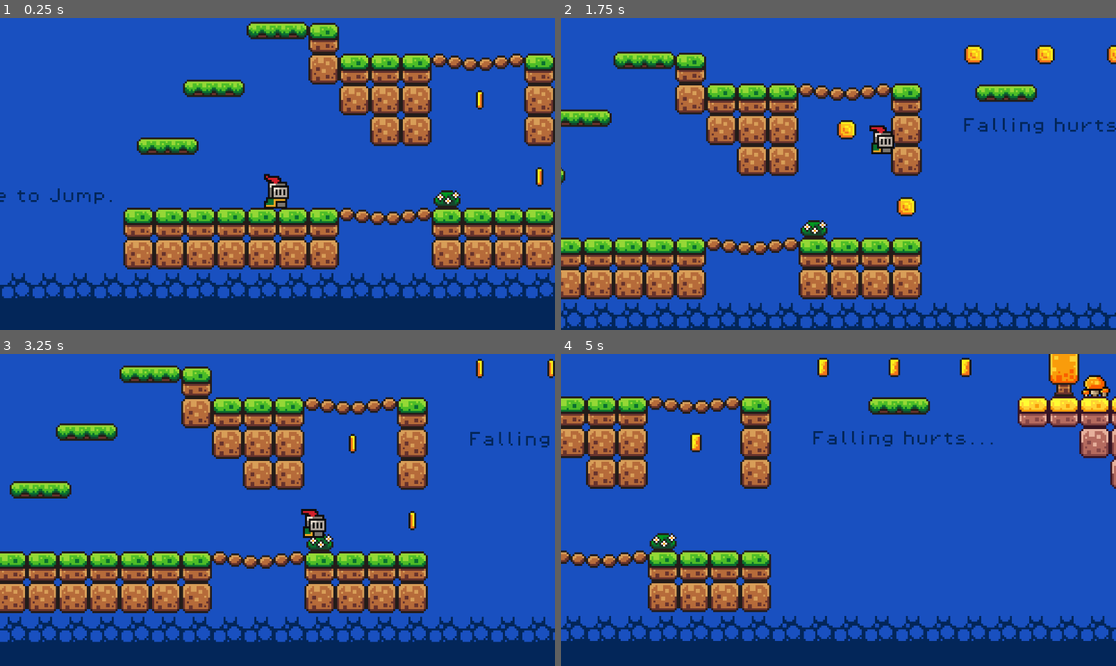
Above: before the commit, frames 1-4 (two rows, left to right).
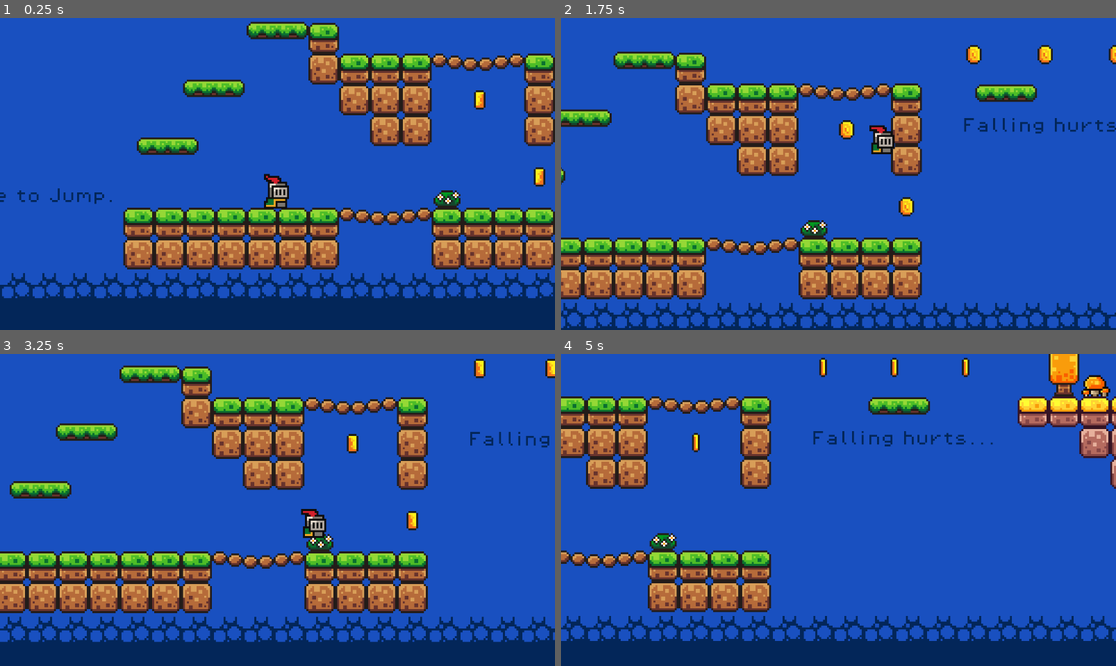
Above: after the commit, the same moments.

Repository: igorbpsimoes/GamePortfolio
Game: Godot game, scene res://scenes/game.tscn
Same seed, same stepped clock (60 frames per second), same inputs: the game is played once before the commit and once after it.
Inputs:
- Up to frame 1 (0.25 s): no input
- Up to frame 2 (1.75 s): hold Right (move_right) from 0.53 s (still down); tap Space (jump) at 0.77, 1.52 s
- Up to frame 3 (3.25 s): release Right (move_right) at 2.03 s; hold Left (move_left) 2.03-2.78 s; hold Right (move_right) from 2.78 s (still down); tap Space (jump) at 3.02 s
- Up to frame 4 (5 s): tap Space (jump) at 3.77, 4.52 s; release Right (move_right) at 4.28 s; hold Left (move_left) from 4.28 s (still down)

The runs differ from the first frame. In frame 1, 0.2% of the frame differs, in the area x 85-99%, y 23-55%; in frame 2, 0.6%, in the area x 49-100%, y 8-64%; in frame 3, 0.4%; in frame 4, 0.4%.

Commit message:
Add Music and SFX

Diff:
--- /dev/null
+++ b/StudyGodot/TutorialPlatformerProject/default_bus_layout.tres
@@ -0,0 +1,15 @@
+[gd_resource type="AudioBusLayout" format=3 uid="uid://bbr2qhmft0r2e"]
+
+[resource]
+bus/1/name = &"Music"
+bus/1/solo = false
+bus/1/mute = false
+bus/1/bypass_fx = false
+bus/1/volume_db = -29.2359
+bus/1/send = &"Master"
+bus/2/name = &"SFX"
+bus/2/solo = false
+bus/2/mute = false
+bus/2/bypass_fx = false
+bus/2/volume_db = -13.5101
+bus/2/send = &"Master"
--- a/StudyGodot/TutorialPlatformerProject/project.godot
+++ b/StudyGodot/TutorialPlatformerProject/project.godot
@@ -14,6 +14,10 @@
 run/main_scene="res://scenes/game.tscn"
 config/features=PackedStringArray("4.3", "Forward Plus")
 config/icon="res://icon.svg"
+
+[autoload]
+
+Music="*res://scenes/music.tscn"
 
 [input]
 
--- a/StudyGodot/TutorialPlatformerProject/scenes/coin.tscn
+++ b/StudyGodot/TutorialPlatformerProject/scenes/coin.tscn
@@ -1,7 +1,8 @@
-[gd_scene load_steps=17 format=3 uid="uid://bxu66ecrqj4vs"]
+[gd_scene load_steps=21 format=3 uid="uid://bxu66ecrqj4vs"]
 
 [ext_resource type="Texture2D" uid="uid://c5pb2tjl42tvg" path="res://assets/sprites/coin.png" id="1_tssfs"]
 [ext_resource type="Script" path="res://scripts/coin.gd" id="1_vnyok"]
+[ext_resource type="AudioStream" uid="uid://ds8kk1tuy1jw" path="res://assets/sounds/coin.wav" id="3_lwxb0"]
 
 [sub_resource type="AtlasTexture" id="AtlasTexture_ss007"]
 atlas = ExtResource("1_tssfs")
@@ -98,6 +99,104 @@
 [sub_resource type="CircleShape2D" id="CircleShape2D_t7pto"]
 radius = 4.0
 
+[sub_resource type="Animation" id="Animation_dmbr4"]
+resource_name = "pickup"
+tracks/0/type = "value"
+tracks/0/imported = false
+tracks/0/enabled = true
+tracks/0/path = NodePath("AnimatedSprite2D:visible")
+tracks/0/interp = 1
+tracks/0/loop_wrap = true
+tracks/0/keys = {
+"times": PackedFloat32Array(0),
+"transitions": PackedFloat32Array(1),
+"update": 1,
+"values": [false]
+}
+tracks/1/type = "value"
+tracks/1/imported = false
+tracks/1/enabled = true
+tracks/1/path = NodePath("CollisionShape2D:disabled")
+tracks/1/interp = 1
+tracks/1/loop_wrap = true
+tracks/1/keys = {
+"times": PackedFloat32Array(0),
+"transitions": PackedFloat32Array(1),
+"update": 1,
+"values": [true]
+}
+tracks/2/type = "value"
+tracks/2/imported = false
+tracks/2/enabled = true
+tracks/2/path = NodePath("PickupSound:playing")
+tracks/2/interp = 1
+tracks/2/loop_wrap = true
+tracks/2/keys = {
+"times": PackedFloat32Array(0),
+"transitions": PackedFloat32Array(1),
+"update": 1,
+"values": [true]
+}
+tracks/3/type = "method"
+tracks/3/imported = false
+tracks/3/enabled = true
+tracks/3/path = NodePath(".")
+tracks/3/interp = 1
+tracks/3/loop_wrap = true
+tracks/3/keys = {
+"times": PackedFloat32Array(1),
+"transitions": PackedFloat32Array(1),
+"values": [{
+"args": [],
+"method": &"queue_free"
+}]
+}
+
+[sub_resource type="Animation" id="Animation_hmon5"]
+length = 0.001
+tracks/0/type = "value"
+tracks/0/imported = false
+tracks/0/enabled = true
+tracks/0/path = NodePath("AnimatedSprite2D:visible")
+tracks/0/interp = 1
+tracks/0/loop_wrap = true
+tracks/0/keys = {
+"times": PackedFloat32Array(0),
+"transitions": PackedFloat32Array(1),
+"update": 1,
+"values": [true]
+}
+tracks/1/type = "value"
+tracks/1/imported = false
+tracks/1/enabled = true
+tracks/1/path = NodePath("CollisionShape2D:disabled")
+tracks/1/interp = 1
+tracks/1/loop_wrap = true
+tracks/1/keys = {
+"times": PackedFloat32Array(0),
+"transitions": PackedFloat32Array(1),
+"update": 1,
+"values": [false]
+}
+tracks/2/type = "value"
+tracks/2/imported = false
+tracks/2/enabled = true
+tracks/2/path = NodePath("PickupSound:playing")
+tracks/2/interp = 1
+tracks/2/loop_wrap = true
+tracks/2/keys = {
+"times": PackedFloat32Array(0),
+"transitions": PackedFloat32Array(1),
+"update": 1,
+"values": [false]
+}
+
+[sub_resource type="AnimationLibrary" id="AnimationLibrary_5mlhn"]
+_data = {
+"RESET": SubResource("Animation_hmon5"),
+"pickup": SubResource("Animation_dmbr4")
+}
+
 [node name="Coin" type="Area2D"]
 collision_mask = 2
 script = ExtResource("1_vnyok")
@@ -105,9 +204,19 @@
 [node name="AnimatedSprite2D" type="AnimatedSprite2D" parent="."]
 sprite_frames = SubResource("SpriteFrames_o5cjr")
 autoplay = "default"
-frame_progress = 0.807506
+frame_progress = 0.37638
 
 [node name="CollisionShape2D" type="CollisionShape2D" parent="."]
 shape = SubResource("CircleShape2D_t7pto")
 
+[node name="PickupSound" type="AudioStreamPlayer2D" parent="."]
+stream = ExtResource("3_lwxb0")
+pitch_scale = 0.7
+bus = &"SFX"
+
+[node name="AnimationPlayer" type="AnimationPlayer" parent="."]
+libraries = {
+"": SubResource("AnimationLibrary_5mlhn")
+}
+
 [connection signal="body_entered" from="." to="." method="_on_body_entered"]
--- /dev/null
+++ b/StudyGodot/TutorialPlatformerProject/scenes/music.tscn
@@ -0,0 +1,8 @@
+[gd_scene load_steps=2 format=3 uid="uid://dxgvbw22s2psj"]
+
+[ext_resource type="AudioStream" uid="uid://c4r5r257bbmsf" path="res://assets/music/time_for_adventure.mp3" id="1_fxwcv"]
+
+[node name="Music" type="AudioStreamPlayer2D"]
+stream = ExtResource("1_fxwcv")
+autoplay = true
+bus = &"Music"
--- a/StudyGodot/TutorialPlatformerProject/scripts/coin.gd
+++ b/StudyGodot/TutorialPlatformerProject/scripts/coin.gd
@@ -1,7 +1,8 @@
 extends Area2D
 
 @onready var game_manager: Node = %GameManager
+@onready var animation_player: AnimationPlayer = $AnimationPlayer
 
 func _on_body_entered(body: Node2D) -> void:
 	game_manager.add_point()
-	queue_free()
+	animation_player.play("pickup")
Not shown, changed: StudyGodot/TutorialPlatformerProject/assets/music/time_for_adventure.mp3.import
